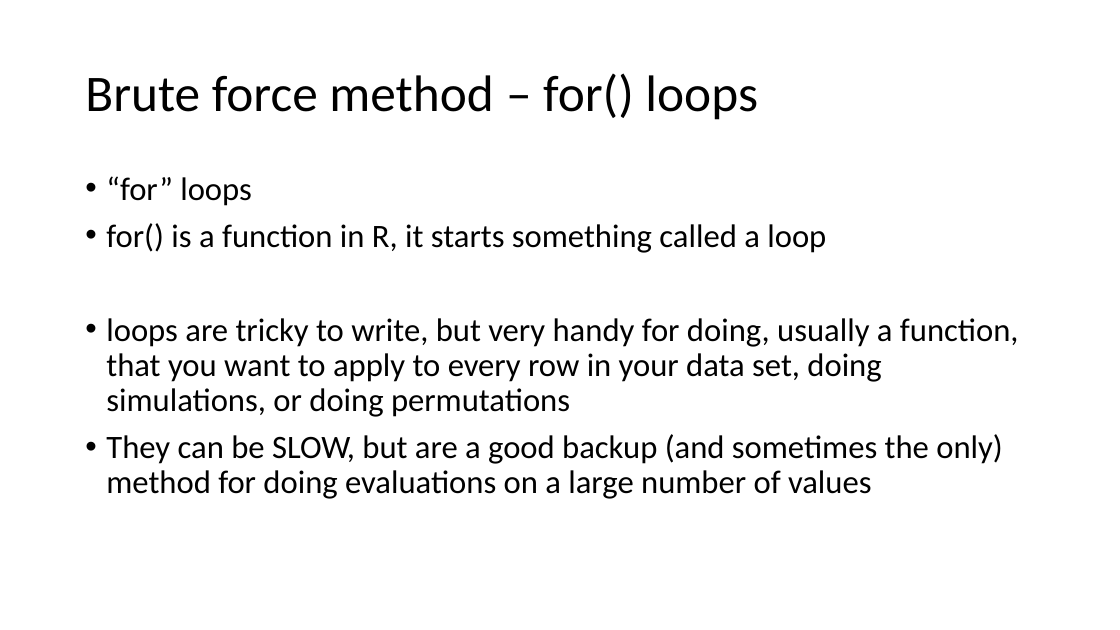
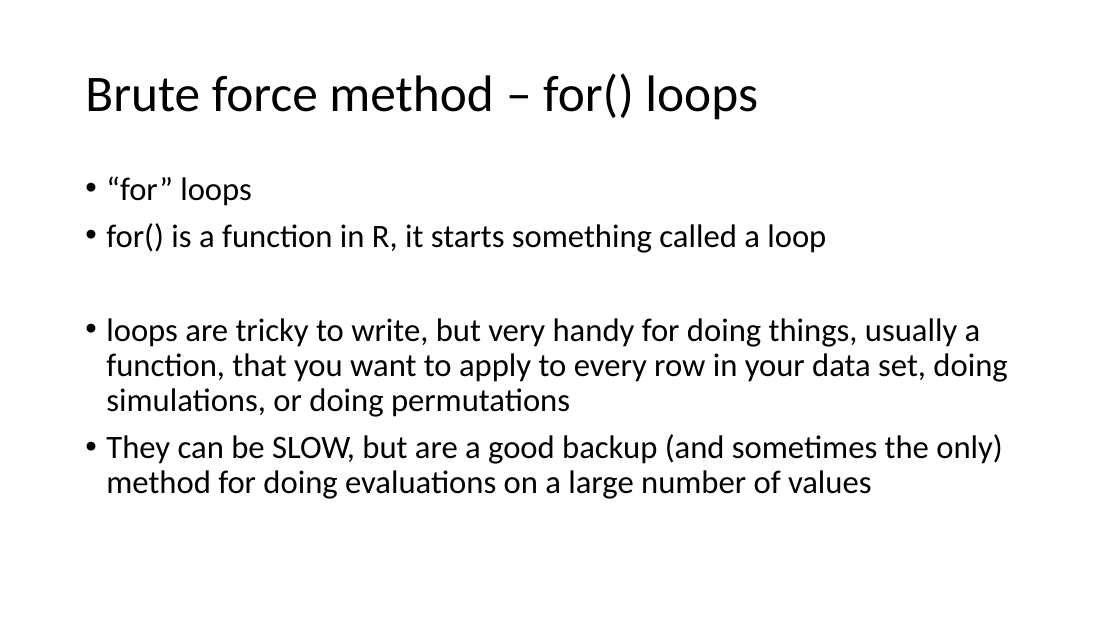
Before and after one commit to VTQuantMethodsEEB/klangwig, a slide deck: slide 10 of lectures/le_5_tests.pptx. Drawn at 1120x630 pixels with LibreOffice and Linux fonts; fonts in the diff are those of the drawing. Boxes give left, top, right and bottom in pixels: in the first picture for what was removed or moved away, otherwise in the second. Text is boxed around its words. In the diff, an @@ line names an element or a change of style, - is before the commit and + after.

```diff
--- a/lectures/le_5_tests.pptx
+++ b/lectures/le_5_tests.pptx
@@ text at <box>106,318,1007,417</box>: text changed @@
-• loops are tricky to write, but very handy for doing, usually a function, that you want to apply to every row in your data set, doing simulations, or doing permutations
+• loops are tricky to write, but very handy for doing things, usually a function, that you want to apply to every row in your data set, doing simulations, or doing permutations
```
Also in this commit, not shown: 2 other slides changed, 1 slide added, 9 slides removed, 3 other files.
